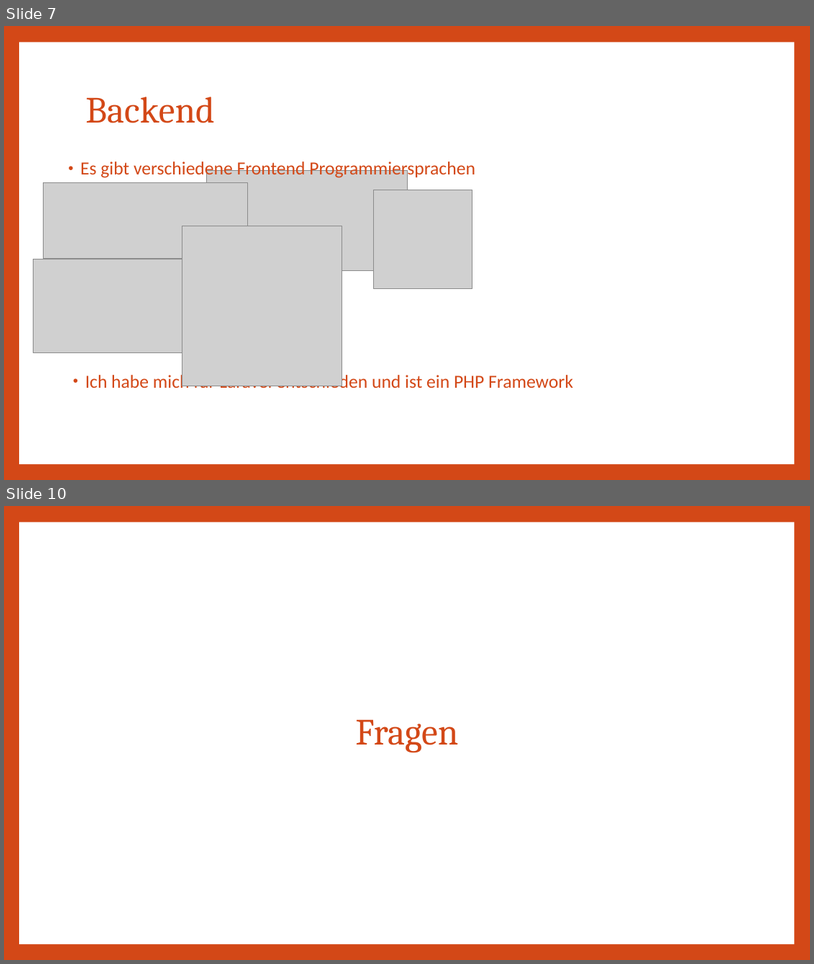
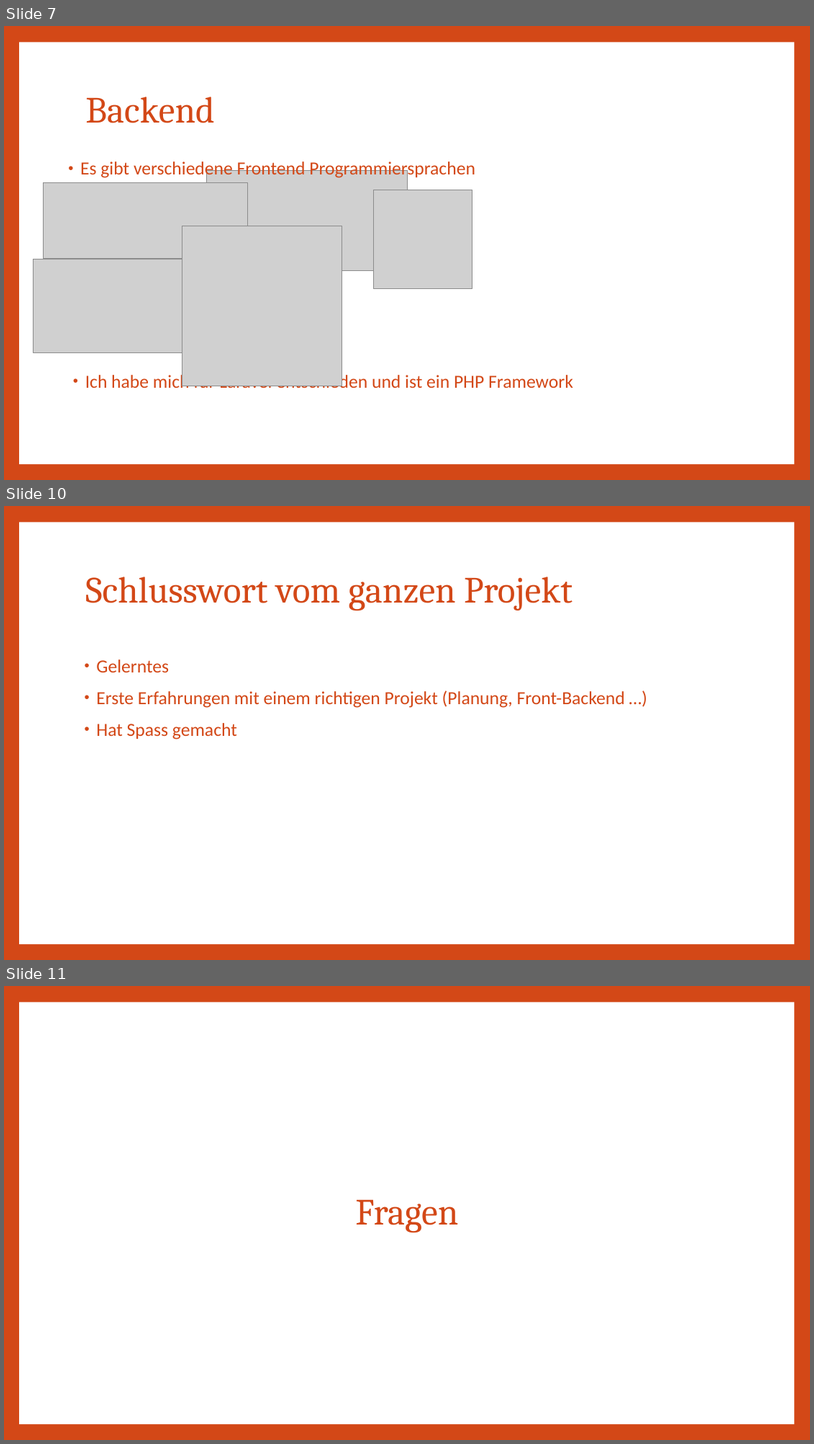
Before and after one commit to Lio396/AbgabeDossierProjekt, a slide deck: 04_Präsentation/VueJS_Laravel_website.pptx. Shown one above the other, each under a label of ours: slides 7 and 10 before the commit, slides 7, 10 and 11 after it; the slides between them are not shown. The pictures are 814x964 and 814x1444 pixels, drawn with LibreOffice and Linux fonts; fonts in the diff are those of the drawing; grey boxes stand for pictures. Boxes give left, top, right and bottom in pixels: in the first picture for what was removed or moved away, otherwise in the second. Text is boxed around its words. In the diff, an @@ line names an element or a change of style, - is before the commit and + after.

Commit message:
Projekt11

```diff
--- a/04_Präsentation/VueJS_Laravel_website.pptx
+++ b/04_Präsentation/VueJS_Laravel_website.pptx
@@ slide 10 added at (4,506,810,960), background #D34817; not listed: 1 template element that a slide beside it also shows @@
@@ title added at (85,577,573,611), 44 pt, text #D34817 @@
+Schlusswort vom ganzen Projekt
@@ text added at (96,659,625,739), 22 pt, text #D34817 @@
+• Gelerntes
+• Erste Erfahrungen mit einem richtigen Projekt (Planung, Front-Backend …)
+• Hat Spass gemacht
@@ what was slide 10 is now slide 11 @@
```
Also in this commit, not shown: 2 slides changed.
